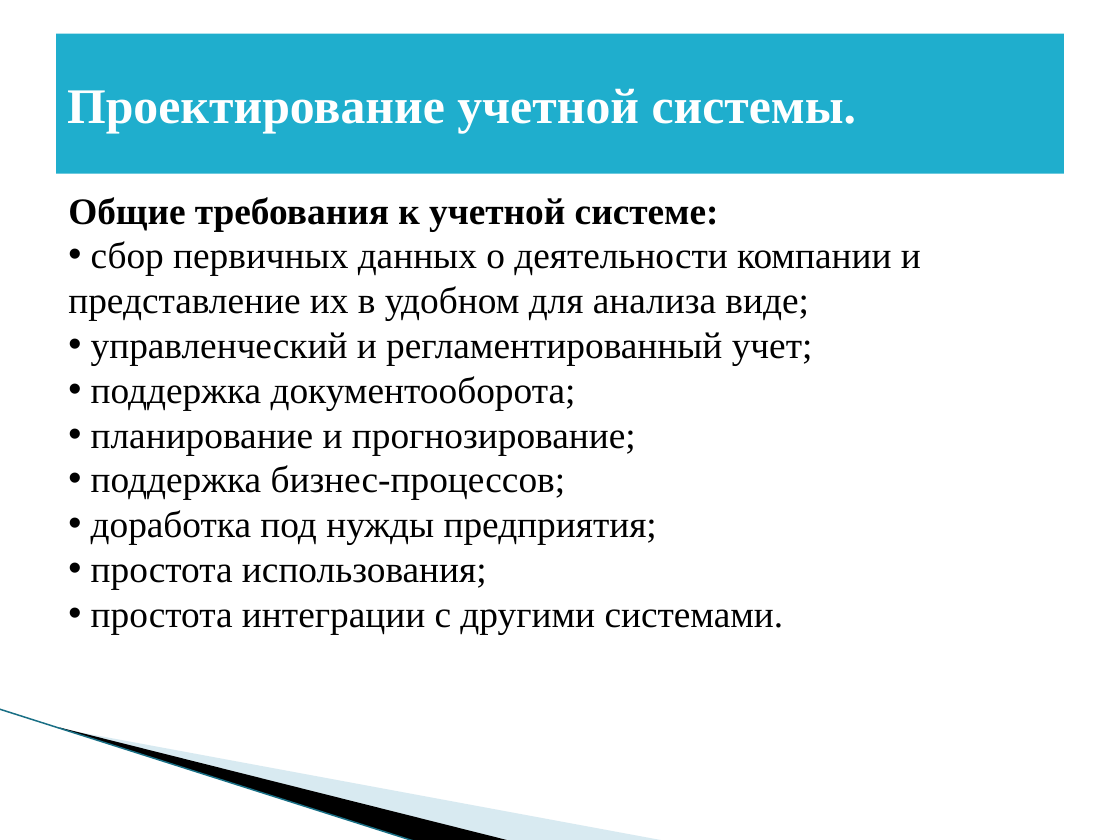
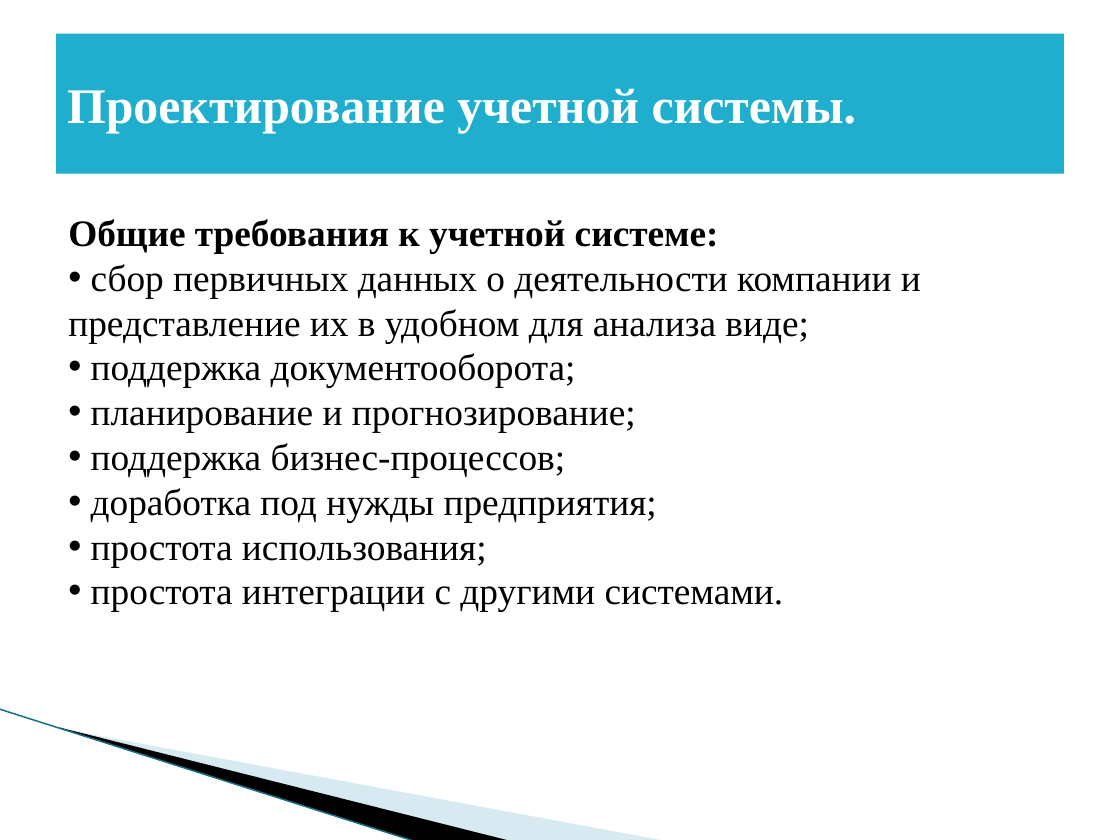
Before and after one commit to BadMax-Kirov/VKR, a slide deck: slide 21 of Выпускная квалификационная работа.pptx. Drawn at 1120x840 pixels with LibreOffice and Linux fonts; fonts in the diff are those of the drawing; background and template pictures are left out. Boxes give left, top, right and bottom in pixels: in the first picture for what was removed or moved away, otherwise in the second. Text is boxed around its words. In the diff, an @@ line names an element or a change of style, - is before the commit and + after.

```diff
--- a/Выпускная квалификационная работа.pptx
+++ b/Выпускная квалификационная работа.pptx
@@ text at bbox=[91, 332, 813, 365]: paragraph removed @@
-• управленческий и регламентированный учет;
```
Also in this commit, not shown: 8 other slides changed.
